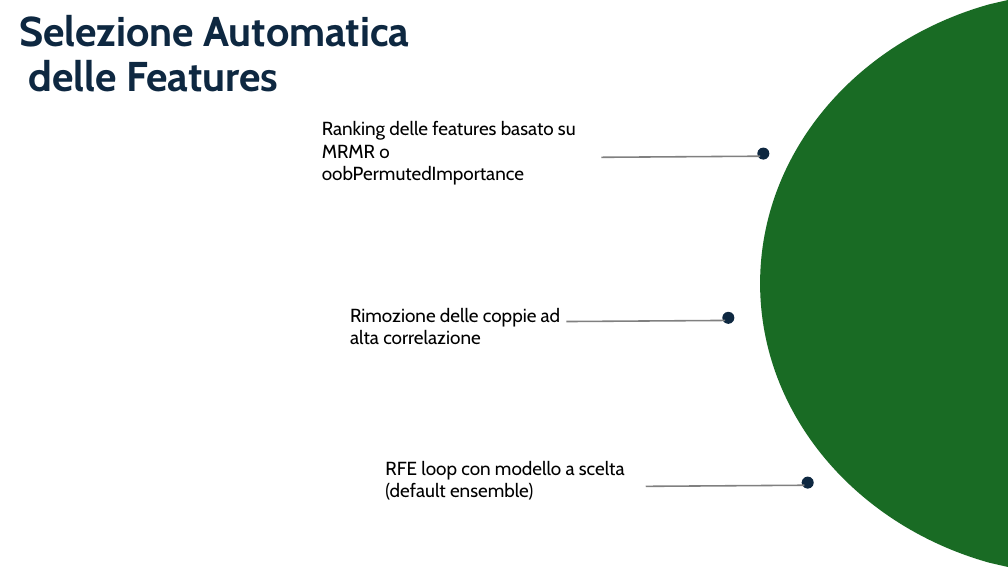
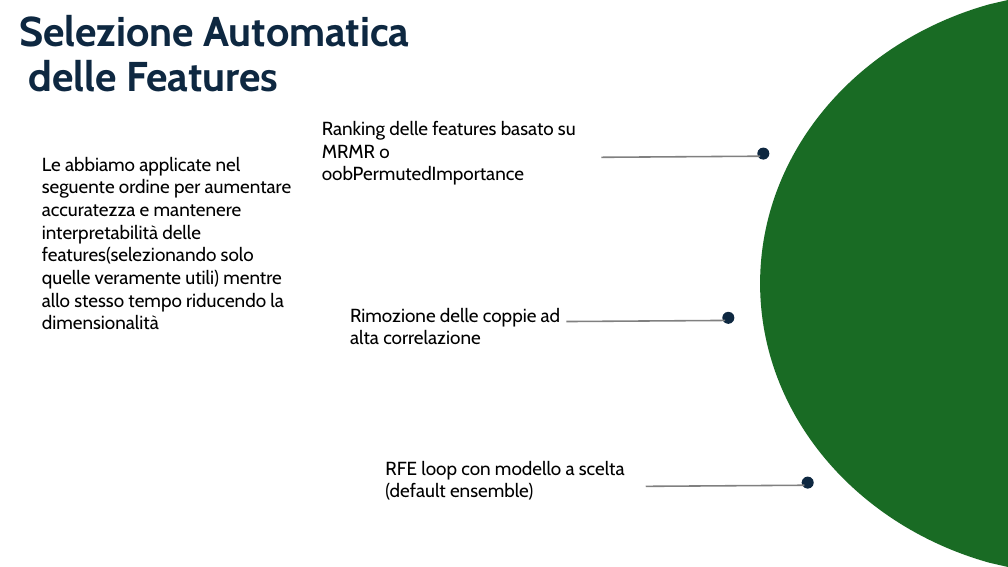
Before and after one commit to aleeteo/leaf_ID, a slide deck: slide 18 of presentazione/ProjectLeafWIP.pptx (slide 15 before the commit). Drawn at 1008x567 pixels with LibreOffice and Linux fonts; fonts in the diff are those of the drawing. Boxes give left, top, right and bottom in pixels: in the first picture for what was removed or moved away, otherwise in the second. Text is boxed around its words. In the diff, an @@ line names an element or a change of style, - is before the commit and + after.

```diff
--- a/presentazione/ProjectLeafWIP.pptx
+++ b/presentazione/ProjectLeafWIP.pptx
@@ text added at box(42, 156, 292, 330), 18 pt, text #000000 @@
+Le abbiamo applicate nel seguente ordine per aumentare accuratezza e mantenere interpretabilità delle features(selezionando solo quelle veramente utili) mentre allo stesso tempo riducendo la dimensionalità
```
Also in this commit, not shown: 7 other slides changed, 9 slides added, 2 slides removed.
